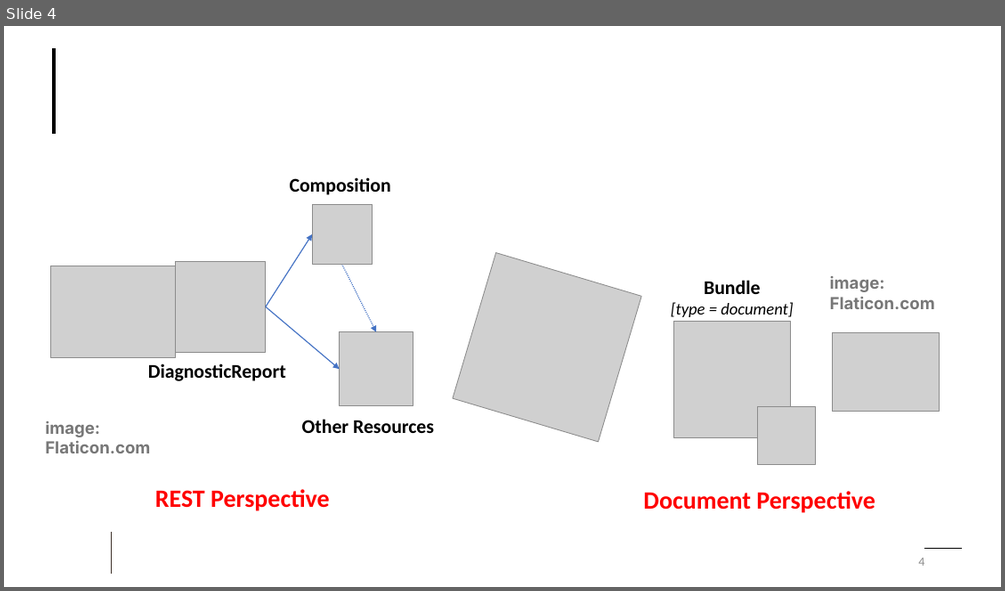
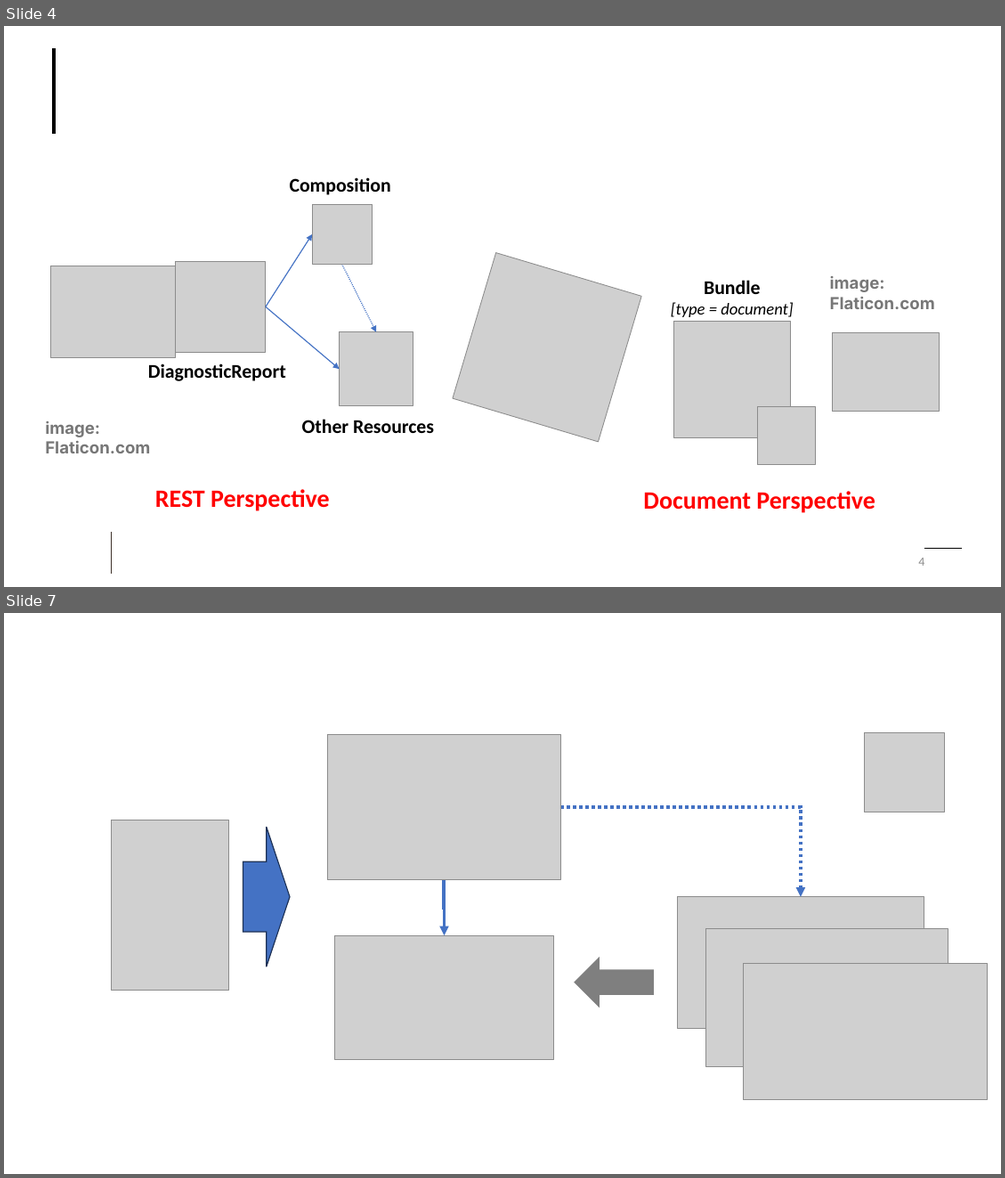
Before and after one commit to hl7-eu/laboratory, a slide deck: input/images-source/LabReportModel.pptx. Shown one above the other, each under a label of ours: slide 4 before the commit, slides 4 and 7 after it; the slides between them are not shown. The pictures are 1005x591 and 1005x1178 pixels, drawn with LibreOffice and Linux fonts; fonts in the diff are those of the drawing; grey boxes stand for pictures; background and template pictures are left out. Boxes give left, top, right and bottom in pixels: in the first picture for what was removed or moved away, otherwise in the second. Text is boxed around its words. In the diff, an @@ line names an element or a change of style, - is before the commit and + after.

```diff
--- a/input/images-source/LabReportModel.pptx
+++ b/input/images-source/LabReportModel.pptx
@@ slide 7 added at box(4, 613, 1001, 1174), background #FFFFFF @@
@@ picture added at box(327, 734, 560, 880) @@
@@ picture added at box(865, 732, 945, 811) @@
@@ picture added at box(111, 820, 228, 990) @@
@@ elbow arrow added from (560, 807) to (801, 896), #4472C4 3 pt dashed @@
@@ right arrow added at box(243, 827, 290, 966), fill #4472C4, outline #1E3256 1 pt @@
@@ elbow arrow added from (444, 880) to (445, 935), #4472C4 3 pt @@
@@ picture added at box(678, 896, 923, 1027) @@
@@ picture added at box(706, 928, 947, 1066) @@
@@ picture added at box(334, 935, 554, 1059) @@
@@ left arrow added at box(574, 957, 654, 1007), fill #000000 at 50% opacity @@
@@ picture added at box(743, 964, 987, 1100) @@
```
Also in this commit, not shown: 2 other slides added, 4 other files.
